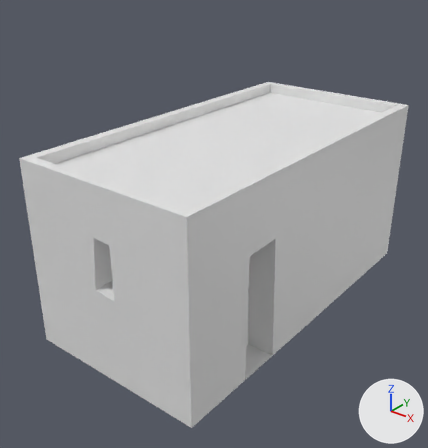
The FBX model The-Last-Day/Assets/Art/Models/Buildings/House 2.fbx: old version first, new version second.
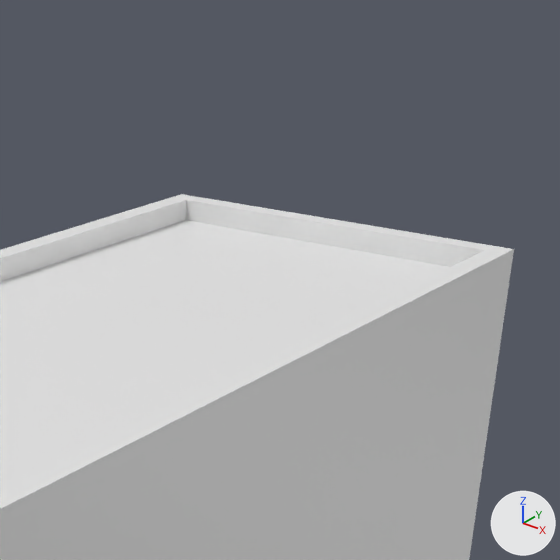
Each version is shown whole from a camera (50 mm lens) standing at (3.54, -3.87, 2.8) and looking at (-0.08, 0.66, -0.01), then close up on the part from 45% to 100% of the width and 0% to 53% of the height. Arrows for +X, +Y and +Z are at lower right; the lights stay in place.

In view in the first close-up: 'House 2'.
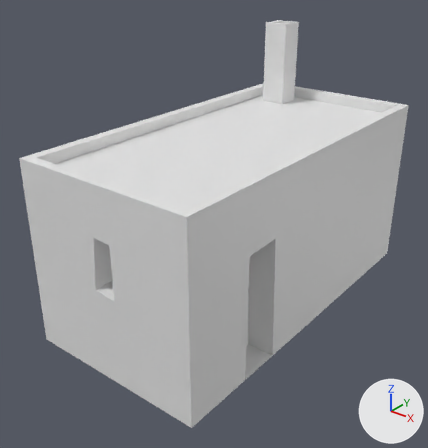
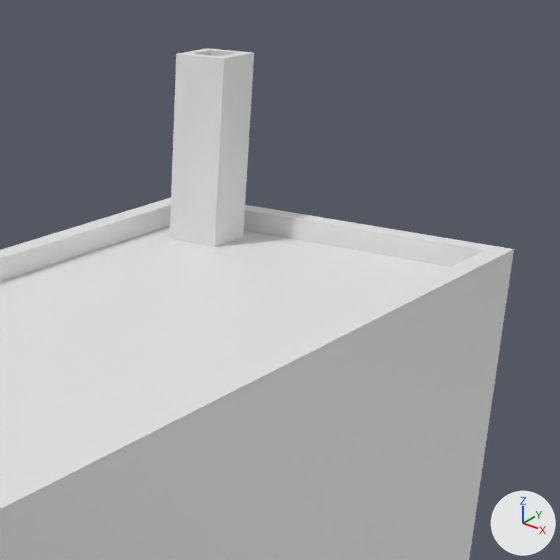
Patch to the scene script:
```diff
--- a/The-Last-Day/Assets/Art/Models/Buildings/House 2.fbx.py
+++ b/The-Last-Day/Assets/Art/Models/Buildings/House 2.fbx.py
@@ me_cube_002 @@
 # used by ob_house_2; location = (0.0, 0.0, 0.0)
-me_cube_002.from_pydata(...)  # 56 vertices, 42 faces; spans x -1.0..1.0, y -1.0..3.0, z -1.0..1.0
+me_cube_002.from_pydata(...)  # 72 vertices, 62 faces; spans x -1.0..1.0, y -1.0..3.0, z -1.0..1.85
+# me_cube_002 part 1: a new loose piece of 16 vertices spanning x -0.72..-0.43, y 2.48..2.77, z 0.79..1.85
```

Changed parts and their boxes [x1, y1, x2, y2] in the close-ups (560 x 560 px):
'House 2', reshaped
    before: [0, 194, 514, 560]
    after: [0, 48, 514, 560]
part 1 of me_cube_002, added
    after: [170, 48, 254, 247]
